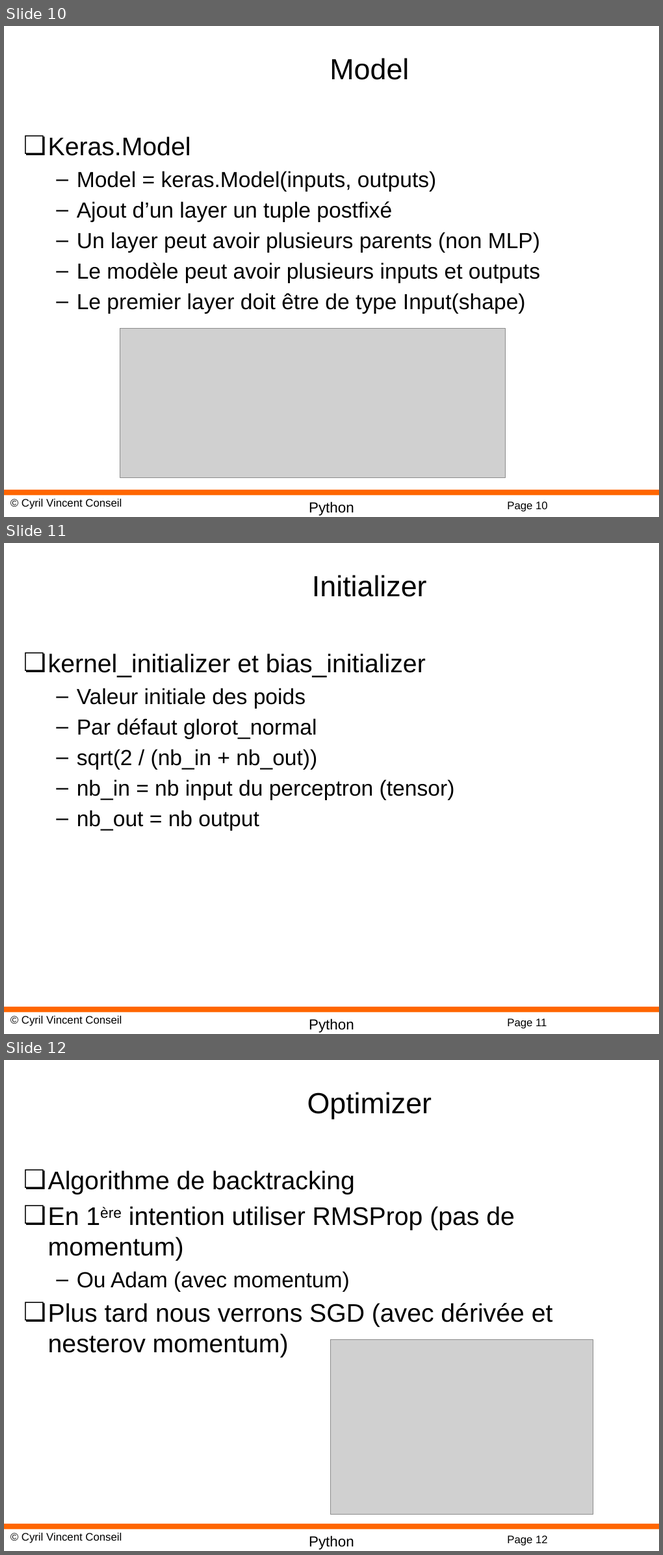
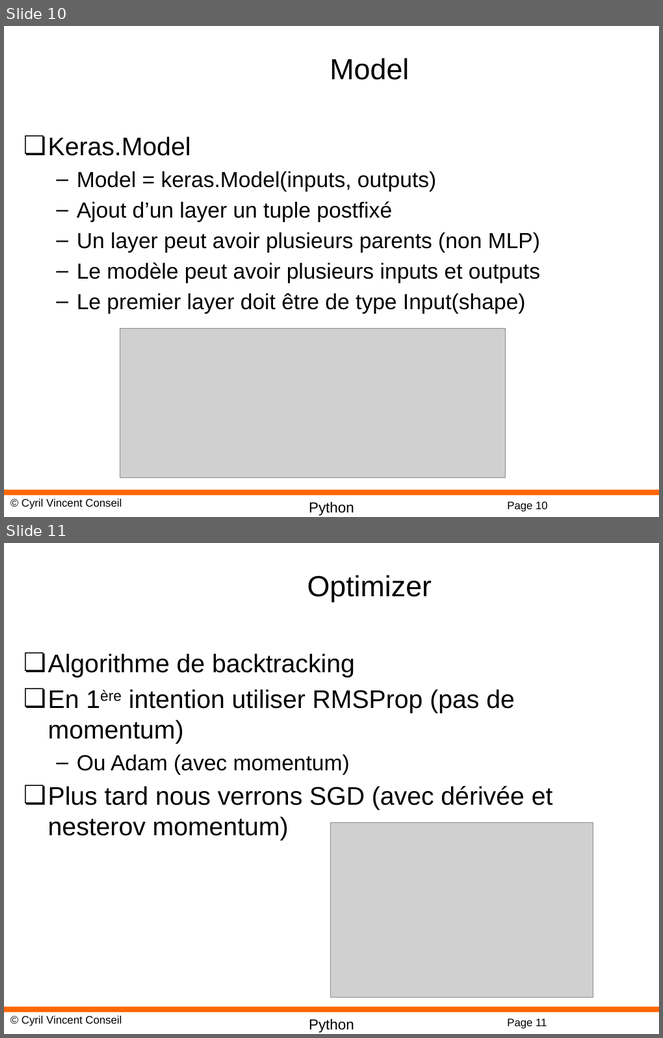
Before and after one commit to cyrilvincent/ia_industrie, a slide deck: ppt/DeepLearning09-Keras.pptx. Shown one above the other, each under a label of ours: slides 10, 11 and 12 before the commit, slides 10 and 11 after it. The pictures are 663x1555 and 663x1038 pixels, drawn with LibreOffice and Linux fonts; fonts in the diff are those of the drawing; grey boxes stand for pictures; background and template pictures are left out. Boxes give left, top, right and bottom in pixels: in the first picture for what was removed or moved away, otherwise in the second. Text is boxed around its words. In the diff, an @@ line names an element or a change of style, - is before the commit and + after.

```diff
--- a/ppt/DeepLearning09-Keras.pptx
+++ b/ppt/DeepLearning09-Keras.pptx
@@ slide 11 removed at (x1=4, y1=543, x2=659, y2=1034), background #FFFFFF; not listed: 4 template elements that a slide beside it also shows @@
@@ title removed at (x1=312, y1=575, x2=427, y2=597) @@
-Initializer
@@ text removed at (x1=48, y1=653, x2=455, y2=831) @@
-❏ kernel_initializer et bias_initializer
-  – Valeur initiale des poids
-  – Par défaut glorot_normal
-  – sqrt(2 / (nb_in + nb_out))
-  – nb_in = nb input du perceptron (tensor)
-  – nb_out = nb output
@@ what was slide 12 is now slide 11 @@
@@ page number at (x1=507, y1=1019, x2=547, y2=1029): text changed @@
-Page 12
+Page 11
```
Also in this commit, not shown: 3 slides changed, 3 other files.
